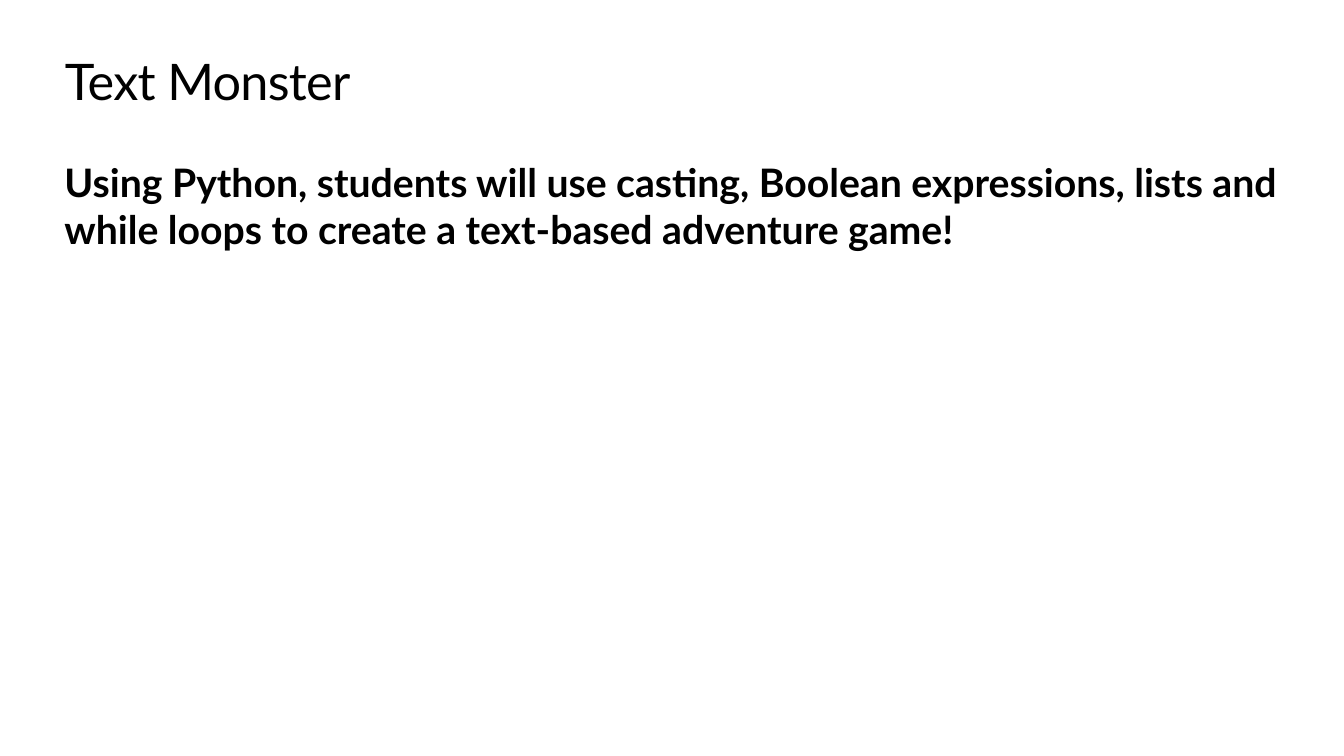
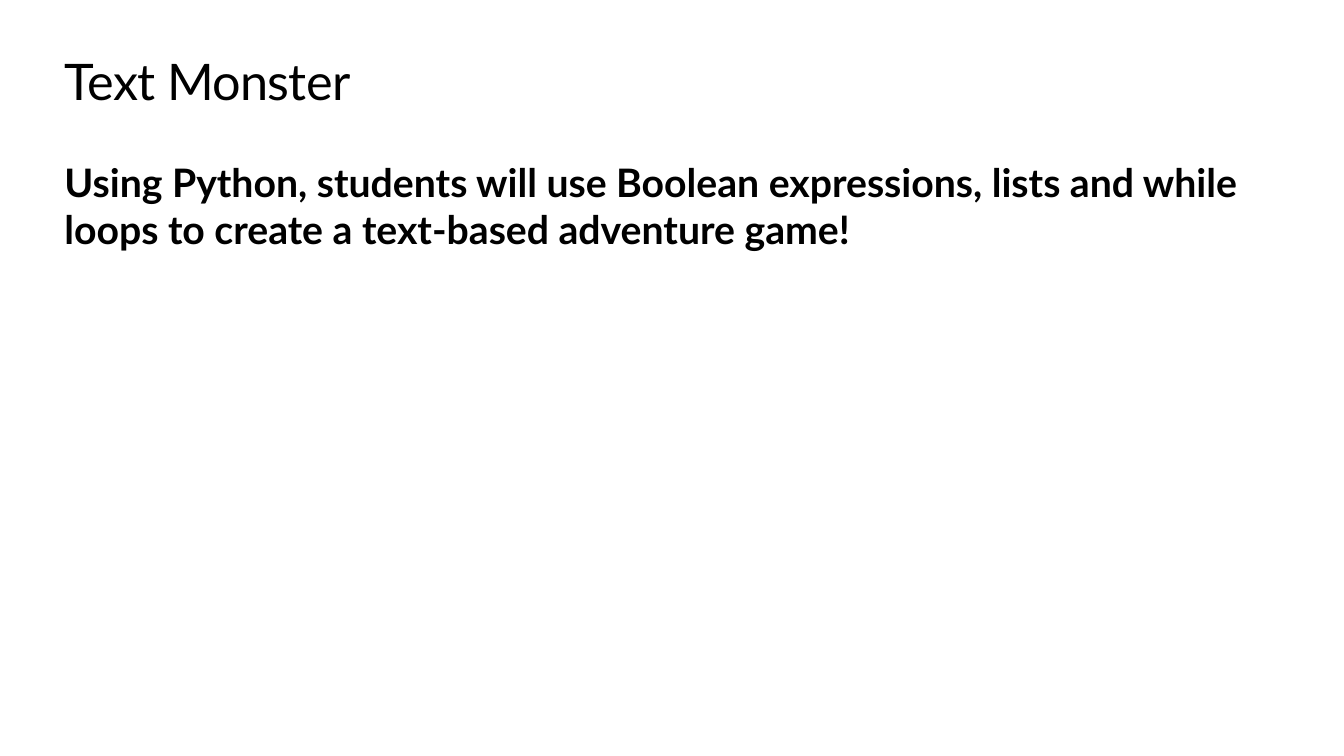
Before and after one commit to TEALSK12/2nd-semester-introduction-to-computer-science, a slide deck: slide 2 of units/2_unit/slidedecks/Intro Python 2.07 TEALS.pptx. Drawn at 1344x756 pixels with LibreOffice and Linux fonts; fonts in the diff are those of the drawing; background and template pictures are left out. Boxes give left, top, right and bottom in pixels: in the first picture for what was removed or moved away, otherwise in the second. Text is boxed around its words. In the diff, an @@ line names an element or a change of style, - is before the commit and + after.

```diff
--- a/units/2_unit/slidedecks/Intro Python 2.07 TEALS.pptx
+++ b/units/2_unit/slidedecks/Intro Python 2.07 TEALS.pptx
@@ text at bbox=[64, 168, 1237, 251]: text changed @@
-Using Python, students will use casting, Boolean expressions, lists and while loops to create a text-based adventure game!
+Using Python, students will use Boolean expressions, lists and while loops to create a text-based adventure game!
```
Also in this commit, not shown: 6 other slides changed, 1 slide added, 1 slide removed.
